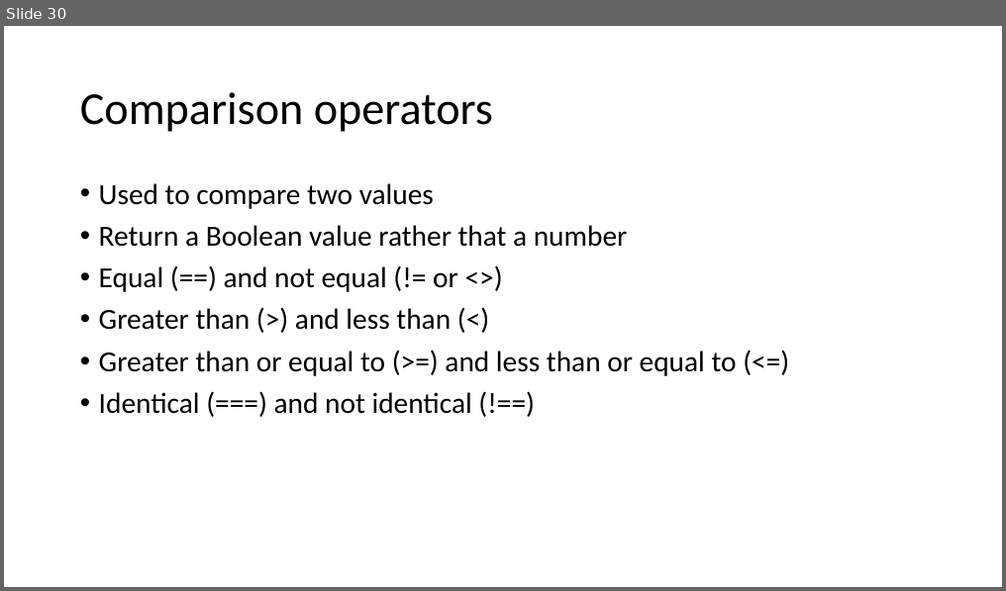
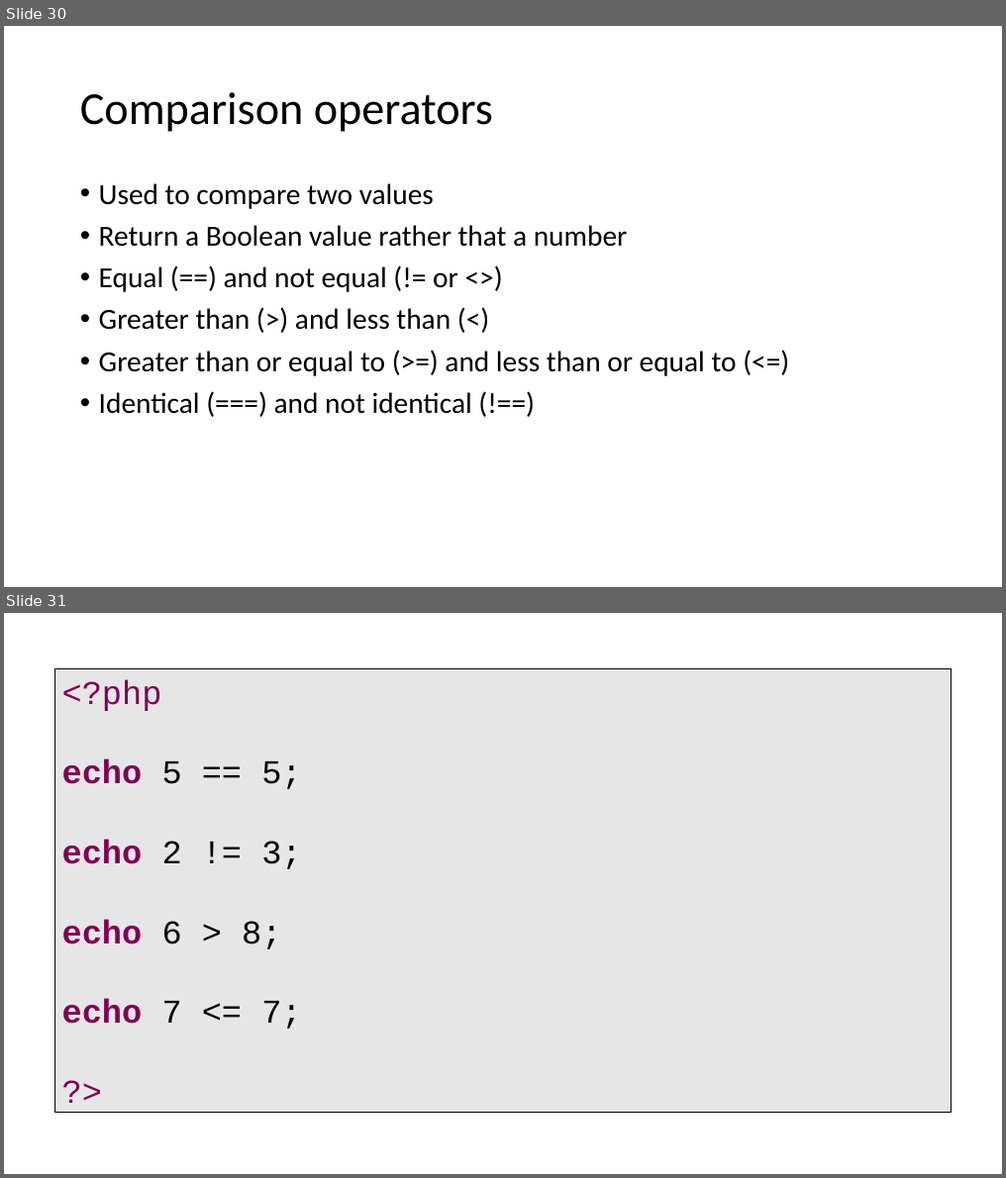
Before and after one commit to PHPEmbark/curriculum, a slide deck: course/1 - Basic Programming/Basics Of Programming.pptx. Shown one above the other, each under a label of ours: slide 30 before the commit, slides 30 and 31 after it. The pictures are 1006x591 and 1006x1178 pixels, drawn with LibreOffice and Linux fonts; fonts in the diff are those of the drawing. Boxes give left, top, right and bottom in pixels: in the first picture for what was removed or moved away, otherwise in the second. Text is boxed around its words. In the diff, an @@ line names an element or a change of style, - is before the commit and + after.

```diff
--- a/course/1 - Basic Programming/Basics Of Programming.pptx
+++ b/course/1 - Basic Programming/Basics Of Programming.pptx
@@ slide 31 added at (4,613,1002,1174), background #FFFFFF @@
@@ rectangle added at (4,617,19,647), fill #FFFFFF @@
@@ text added at (54,665,951,1116), fill #E7E6E6, outline #000000 0.75 pt, 32 pt, text #7F0055 @@
+<?php
+echo 5 == 5;
+echo 2 != 3;
+echo 6 > 8;
+echo 7 <= 7;
+?>
```
Also in this commit, not shown: 2 slides changed, 11 other slides added, 1 other file.
